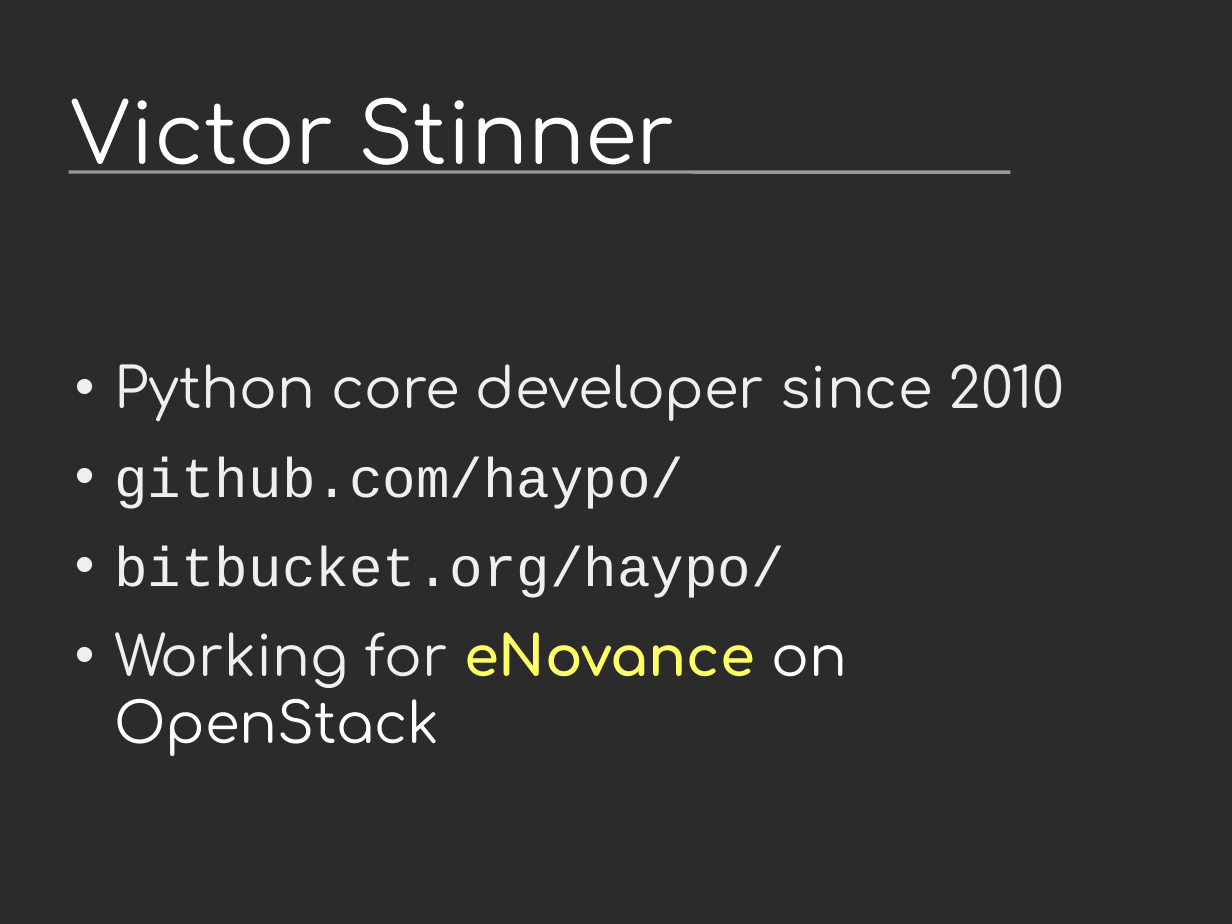
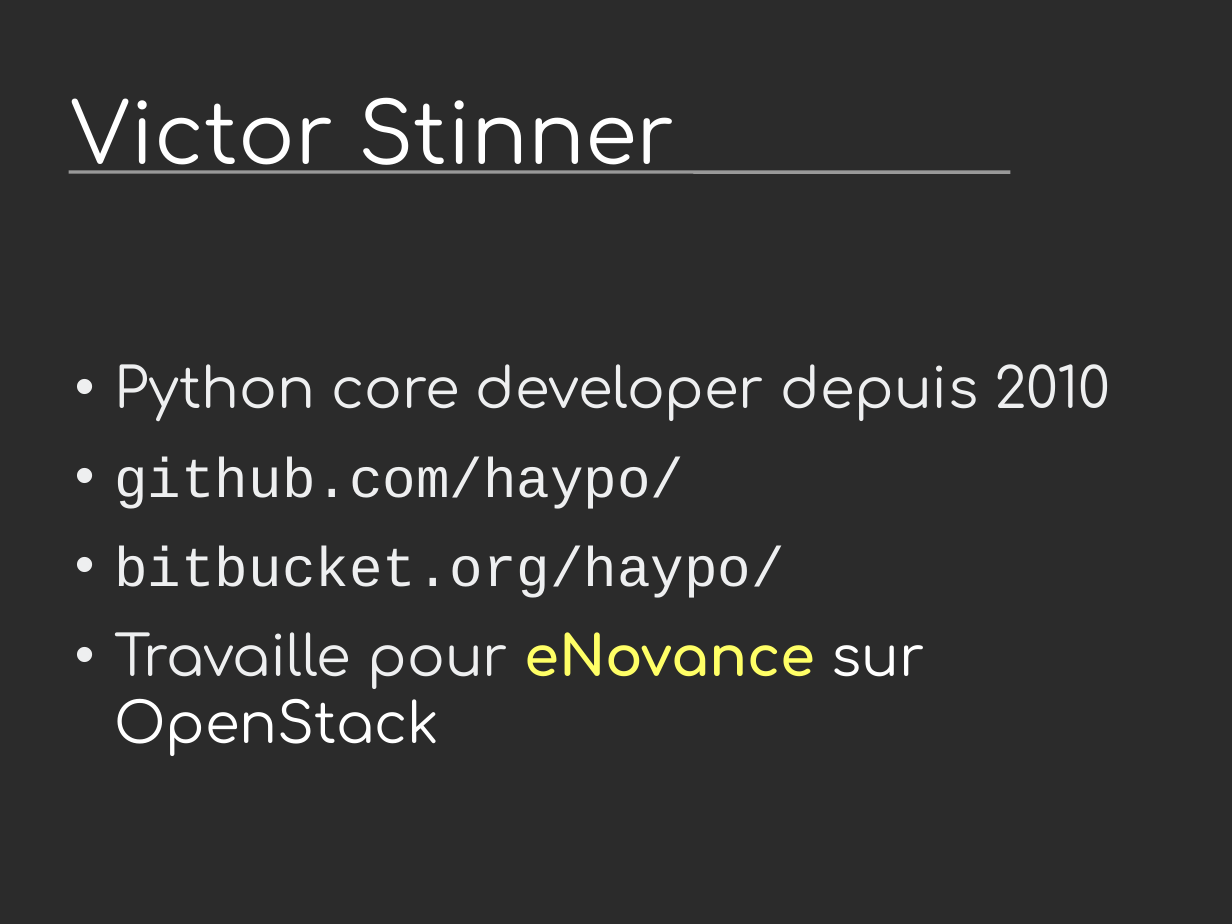
Before and after one commit to vstinner/talks, a slide deck: slide 2 of 2014-Pycon-Lyon/asyncio.odp. Drawn at 1232x924 pixels with LibreOffice and Linux fonts; fonts in the diff are those of the drawing; background and template pictures are left out; a plain dark background stands for a picture behind light text. Boxes give left, top, right and bottom in pixels: in the first picture for what was removed or moved away, otherwise in the second. Text is boxed around its words. In the diff, an @@ line names an element or a change of style, - is before the commit and + after.

```diff
--- a/2014-Pycon-Lyon/asyncio.odp
+++ b/2014-Pycon-Lyon/asyncio.odp
@@ text at (x1=114, y1=364, x2=1110, y2=422): text changed @@
-• Python core developer since 2010
+• Python core developer depuis 2010
@@ text at (x1=114, y1=632, x2=926, y2=756): text changed; text colour #FFFFFF to #EEEFF0 @@
-• Working for eNovance on OpenStack
+• Travaille pour eNovance sur OpenStack
```
Also in this commit, not shown: 13 other slides changed, 32 slides added, 18 slides removed, 11 other files.
